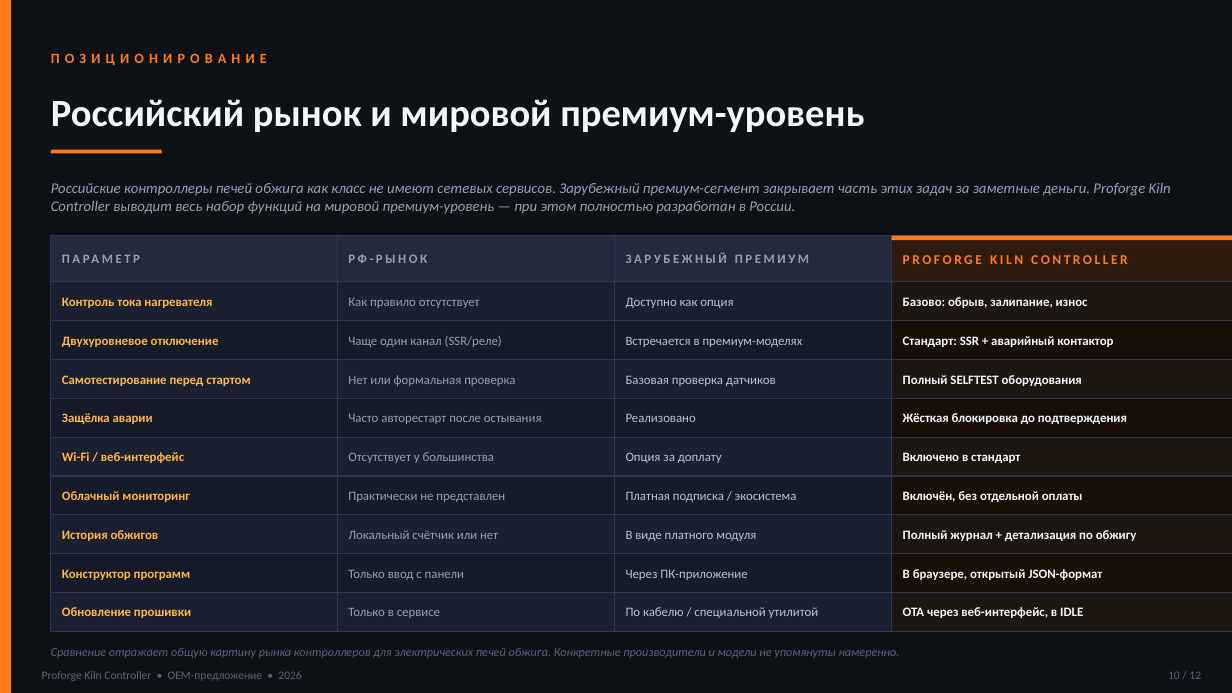
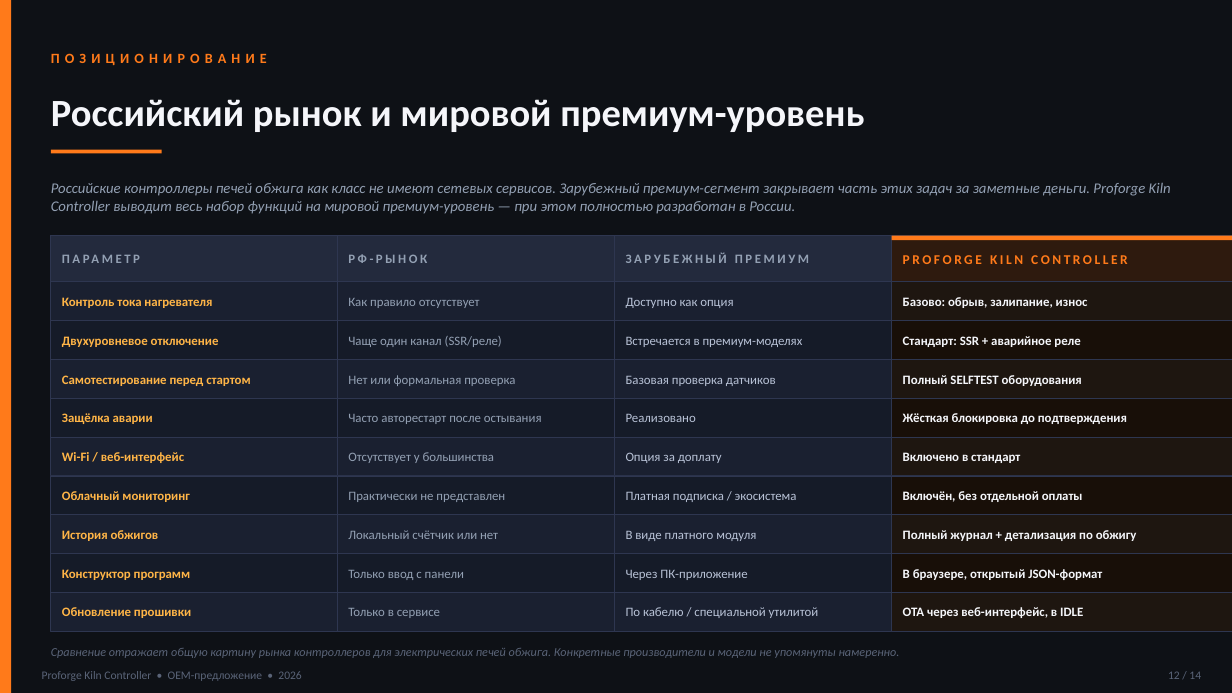
Before and after one commit to warmysh/website, a slide deck: slide 12 of public/files/OEM_Proforge_Kiln_Controller.pptx (slide 10 before the commit). Drawn at 1232x693 pixels with LibreOffice and Linux fonts; fonts in the diff are those of the drawing. Boxes give left, top, right and bottom in pixels: in the first picture for what was removed or moved away, otherwise in the second. Text is boxed around its words. In the diff, an @@ line names an element or a change of style, - is before the commit and + after.

```diff
--- a/public/files/OEM_Proforge_Kiln_Controller.pptx
+++ b/public/files/OEM_Proforge_Kiln_Controller.pptx
@@ text at bbox=[903, 336, 1080, 347]: text changed @@
-Стандарт: SSR + аварийный контактор
+Стандарт: SSR + аварийное реле
@@ text at bbox=[1168, 671, 1201, 679]: text changed @@
-10 / 12
+12 / 14
```
Also in this commit, not shown: 10 other slides changed, 2 slides added, 39 other files.
